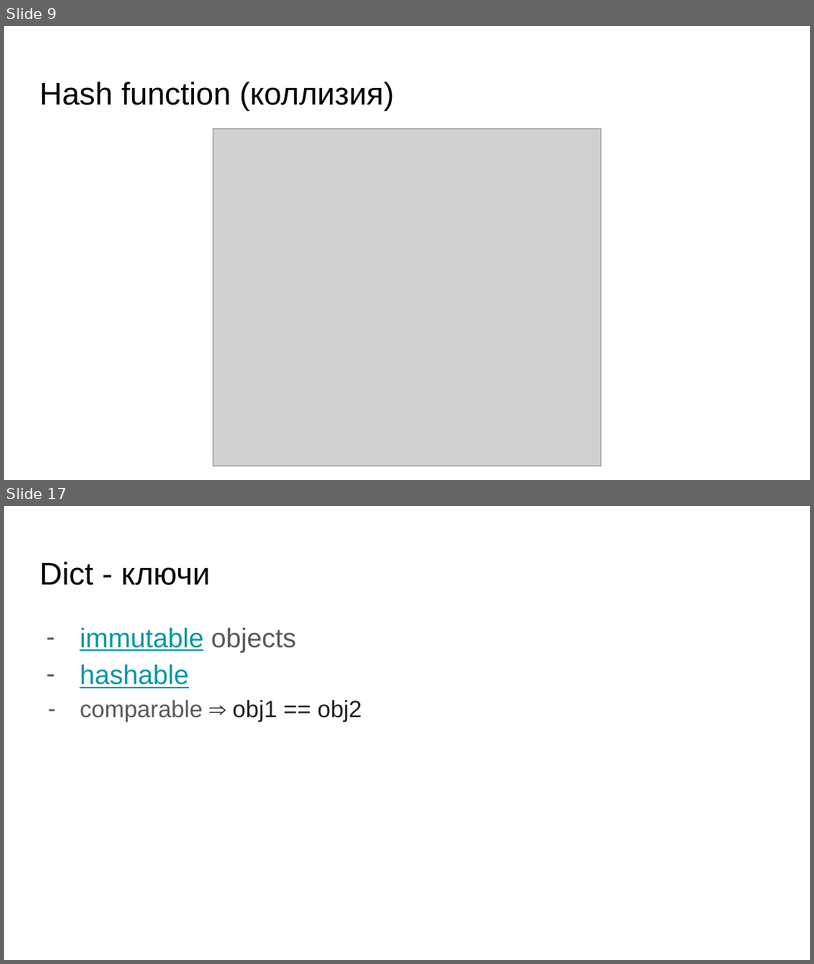
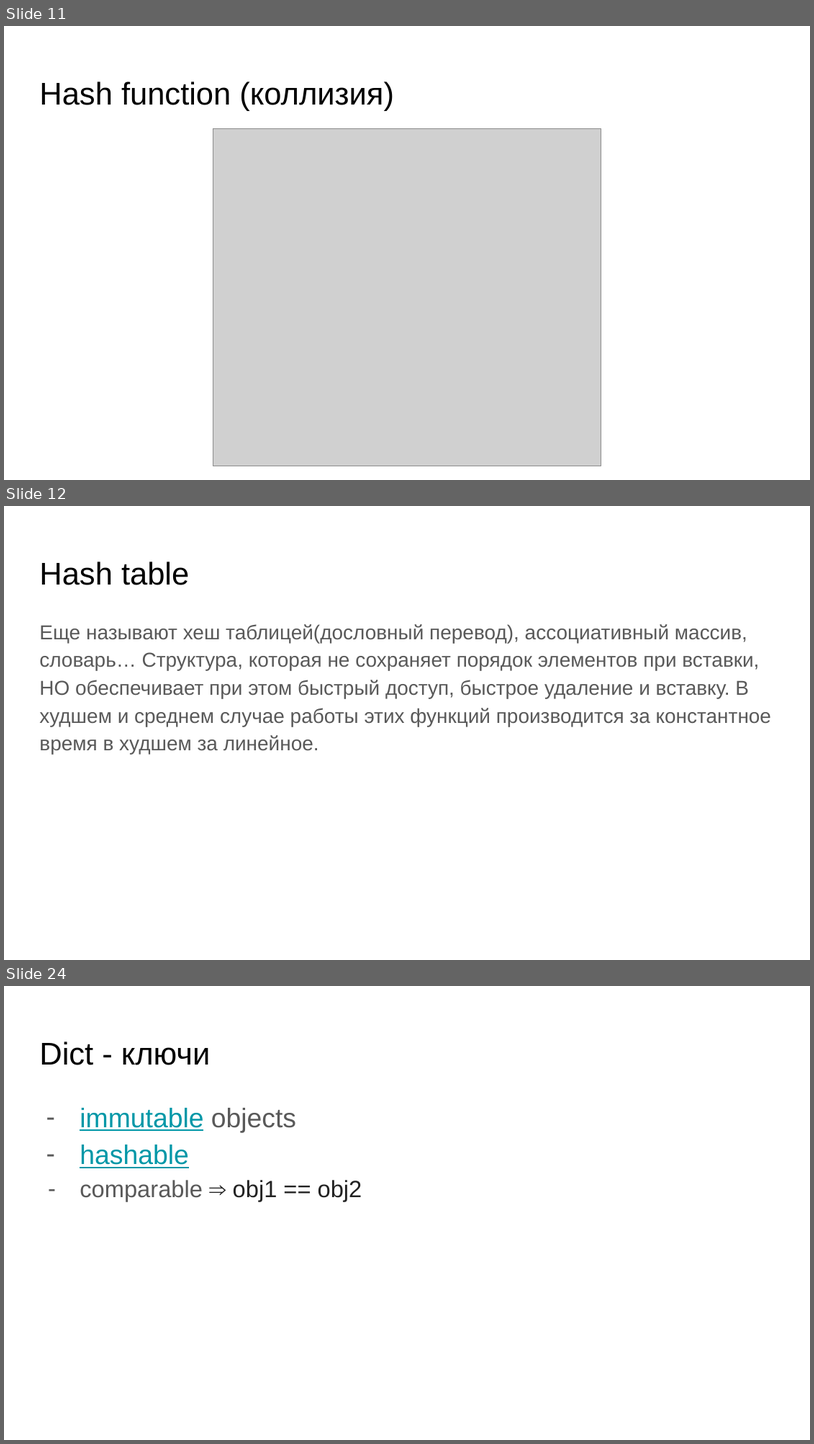
Before and after one commit to skhayrulin/python_course, a slide deck: lecture/Lecture6.pptx. Shown one above the other, each under a label of ours: slides 9 and 17 before the commit, slides 11, 12 and 24 after it; the slides between them are not shown. The pictures are 814x964 and 814x1444 pixels, drawn with LibreOffice and Linux fonts; fonts in the diff are those of the drawing; grey boxes stand for pictures. Boxes give left, top, right and bottom in pixels: in the first picture for what was removed or moved away, otherwise in the second. Text is boxed around its words. In the diff, an @@ line names an element or a change of style, - is before the commit and + after.

```diff
--- a/lecture/Lecture6.pptx
+++ b/lecture/Lecture6.pptx
@@ slide 12 added at <box>4,506,810,960</box>, background #FFFFFF @@
@@ title added at <box>39,561,189,585</box>, 28 pt, text #000000 @@
+Hash table
@@ text added at <box>39,624,772,754</box>, 18 pt, text #595959 @@
+Еще называют хеш таблицей(дословный перевод), ассоциативный массив, словарь… Структура, которая не сохраняет порядок элементов при вставки, НО обеспечивает при этом быстрый доступ, быстрое удаление и вставку. В худшем и среднем случае работы этих функций производится за константное время в худшем за линейное.
@@ what was slide 9 is now slide 11 @@
@@ what was slide 17 is now slide 24 @@
```
Also in this commit, not shown: 4 slides changed, 20 other slides added, 1 slide removed, 1 other file.
